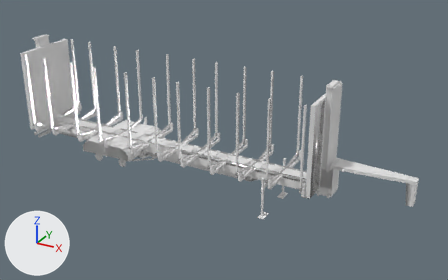
A saved change to the FBX model log_trailer/meshes/trucks/tuning/main.fbx.
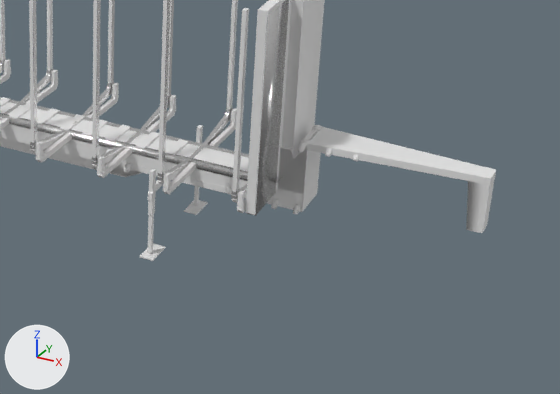
Old and new are each drawn whole from a camera (50 mm lens) standing at (0.0865, -0.197, 0.1161) and looking at (-0.0231, 0.0022, 0.0165) and again close up on the part from 43% to 100% of the width and 36% to 100% of the height. The lights are fixed; the arrows at lower left show +X, +Y and +Z. Where no turn or scale is listed for an object, it has been applied to the vertices. Vertices at the same position are counted once.

The first close-up shows 'cdt_Body', 'cdt_BoneLeg.002', 'cdt_Lift.049', 'cdt_RootNode.004', 'lift.001', 'main.001'.
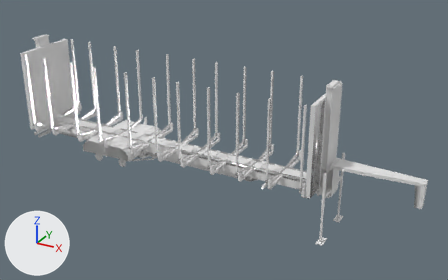
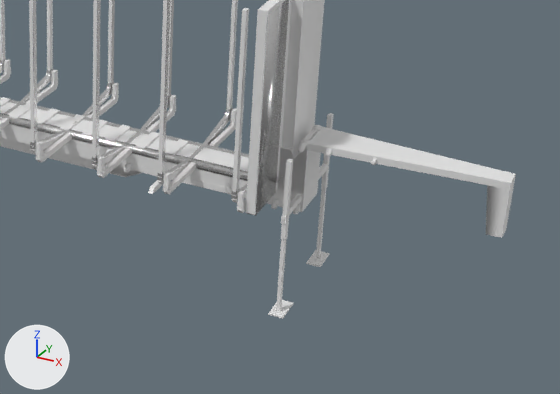
Commit message: moved legs

Changed parts and their boxes (x1, y1, x2, y2) in the close-ups (560 x 394 px; the box of a moved part takes in the faces that stretch with it):
'cdt_Body', reshaped
    before: (0, 0, 496, 233)
    after: (0, 0, 516, 240)
'main.001', reshaped
    before: (0, 61, 492, 261)
    after: (0, 61, 511, 319)
'cdt_BoneLeg.002', mesh rescaled
    before: (140, 186, 208, 261)
    after: (268, 189, 329, 318)
part 1 of me_cube_675, moved or reshaped
    before: (140, 132, 492, 261)
    after: (270, 113, 511, 319)
part 3 of me_cube_13797, moved or reshaped
    before: (149, 125, 203, 215)
    after: (281, 113, 334, 240)
part 4 of me_cube_13797, moved or reshaped
    before: (308, 127, 496, 233)
    after: (308, 127, 516, 238)

Diff of the bpy script that builds the scene:
```diff
--- a/log_trailer/meshes/trucks/tuning/main.fbx.py
+++ b/log_trailer/meshes/trucks/tuning/main.fbx.py
@@ me_cube_016_cube_182 @@
 me_cube_016_cube_182.from_pydata(...)  # 56 vertices, 34 faces; spans x -0.0011..0.0015, y -0.0117..0.0117, z -0.0058..0.0022
 # used by ob_cdt_boneleg_002; location = (0.0, 0.0, 0.0)
+# me_cube_016_cube_182 part 2: the whole mesh is scaled about its middle by (1, 1, 1.76), then moved by (0.0238, 0.0, -0.0012)
@@ me_cube_675 @@
 # used by ob_main_001; location = (-0.1453, 0.007, 0.0194)
-me_cube_675.from_pydata(...)  # 21829 vertices, 16634 faces; spans x 0.03..0.199, y -0.022..0.008, z -0.025..0.029
+me_cube_675.from_pydata(...)  # 21829 vertices, 16634 faces; spans x 0.03..0.202, y -0.022..0.008, z -0.029..0.029
+# me_cube_675 part 1: 454 vertices moved from x 0.144..0.199, y -0.019..0.005, z -0.025..-0.001 to x 0.168..0.202, y -0.019..0.005, z -0.029..-0.001; 5 vertices removed from x 0.195..0.198, y -0.009..-0.005, z -0.011..-0.001; 5 vertices added at x 0.201..0.202, y -0.009..-0.006, z -0.011..-0.001
 me_cube_675.materials.append(mat_main_mat)
@@ me_cube_13797 @@
 # used by ob_cdt_body; location = (0.0, 0.0, 0.0)
 # verts and faces of me_cube_13797; kept vertices keep their numbers, new ones are numbered from 610
 # before: 8 (0.0, -0.009, 0.01) at pixel (152, 168), 9 (0.0, -0.01, 0.01) at pixel (149, 171), 10 (0.0, -0.009, 0.002), 11 (0.0, -0.009, 0.01) at pixel (156, 169), 12 (0.0, -0.01, 0.01) at pixel (153, 172)
 # before: 13 (0.0, -0.009, 0.002) at pixel (154, 212), 14 (0.0, -0.01, 0.002) at pixel (152, 215), 15 (0.0, -0.01, 0.002) at pixel (148, 214), 402 (0.0, 0.009, 0.01) at pixel (200, 128), 403 (0.0, 0.01, 0.01) at pixel (202, 125)
 # before: 404 (0.0, 0.009, 0.002), 405 (0.0, 0.009, 0.01) at pixel (197, 127), 406 (0.0, 0.01, 0.01) at pixel (199, 125), 407 (0.0, 0.009, 0.002), 408 (0.0, 0.01, 0.002)
 # before: 409 (0.0, 0.01, 0.002)
-me_cube_13797.from_pydata(...)  # 610 vertices, 492 faces; spans x -0.114..0.053, y -0.015..0.015, z 0.002..0.048
+me_cube_13797.from_pydata(...)  # 610 vertices, 492 faces; spans x -0.114..0.056, y -0.015..0.015, z 0.003..0.048
+# me_cube_13797 part 3
+for i in [8, 9, 11, 12, 402, 403, 405, 406]: verts[i] += (0.024, 0.0, 0.008)
+for i in [10, 13, 14, 15, 404, 407, 408, 409]: verts[i] += (0.024, 0.0, 0.002)
+# me_cube_13797 part 4
+# 2 vertices are removed from x 0.05, y -0.002..0.002, z 0.017
+# 8 faces are deleted
+# 8 vertices in x 0.051..0.053, y -0.002..0.002, z 0.009..0.019 move by (0.003, 0.0, 0.0)
+# 2 vertices are added at (0.056, -0.002, 0.017), (0.056, 0.002, 0.017)
+# 8 new faces join them
```
